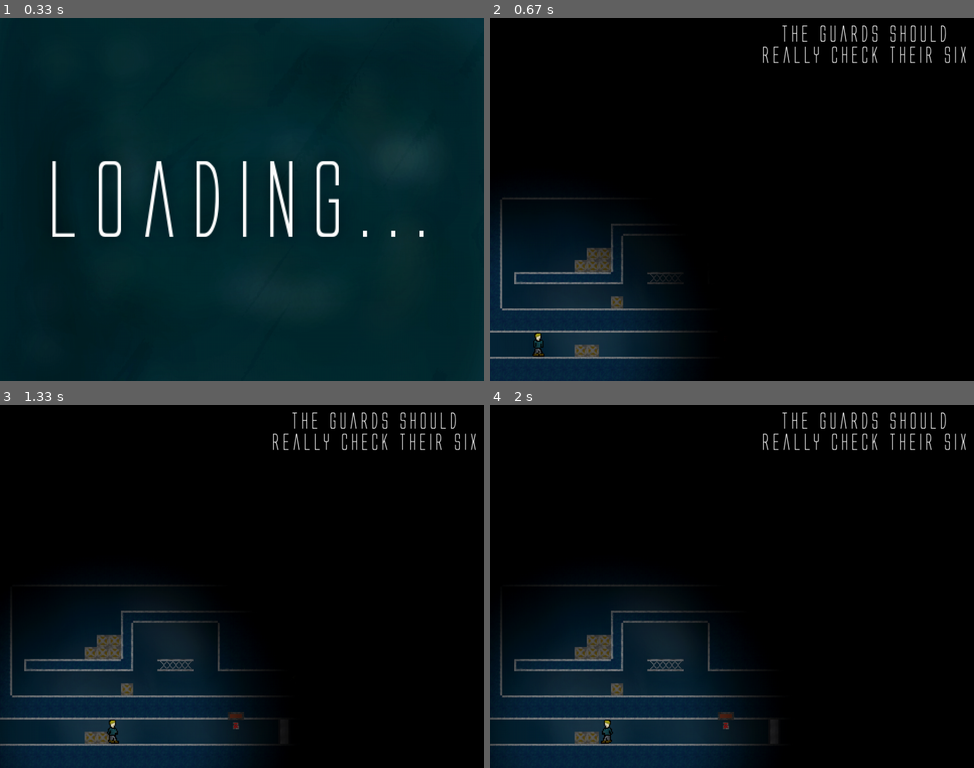
Above: before the commit, frames 1-4 (two rows, left to right).
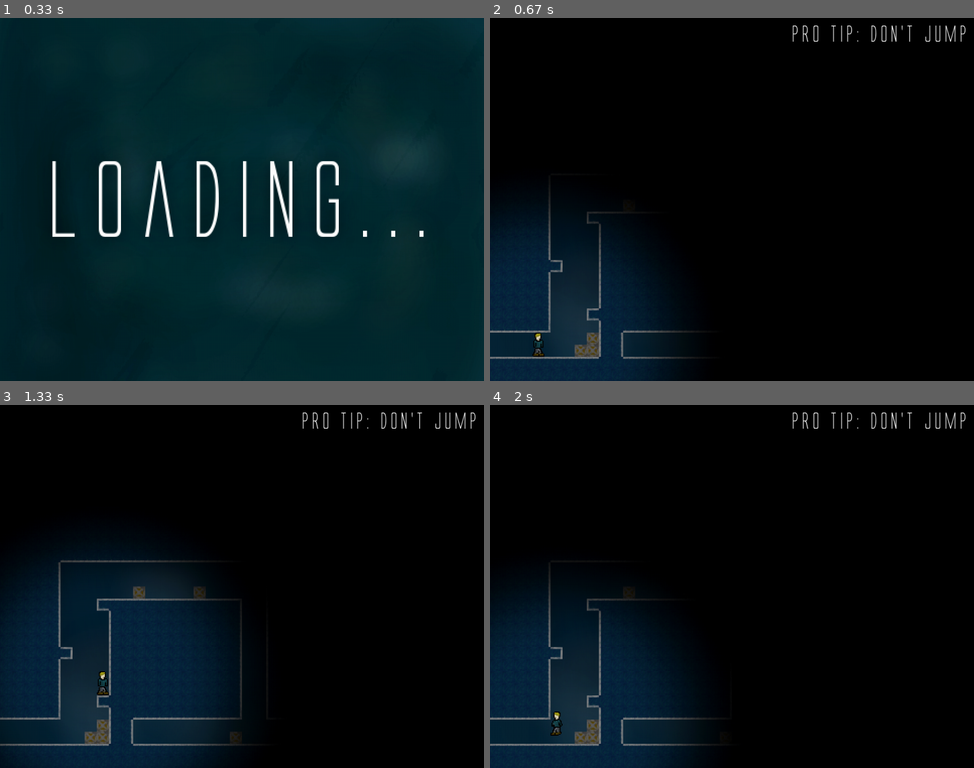
Above: after the commit, the same moments.

Repository: Sigton/stealth
Game: pygame game, started from source/main.py
Same seed, same stepped clock (60 frames per second), same inputs: the game is played once before the commit and once after it.
Inputs:
- Up to frame 1 (0.33 s): no input
- Up to frame 2 (0.67 s): hold Right from 0.33 s (still down)
- Up to frame 3 (1.33 s): release Right at 0.8 s; hold Up 0.83-1.13 s; hold Right from 1.17 s (still down)
- Up to frame 4 (2 s): release Right at 1.63 s; hold Left from 1.67 s (still down)

Frame 1 is identical in both runs. In frame 2, 3.1% of the frame differs, in the area x 2-99%, y 2-94%; in frame 3, 10%, in the area x 0-99%, y 2-100%; in frame 4, 8.9%.

Commit message:
I think im getting somewhere

Diff:
--- a/source/funcs.py
+++ b/source/funcs.py
@@ -1,4 +1,6 @@
-# Various functions for various purposes
+import pygame
+
+# Various functions for various pru
 
 
 def pixel_perfect_collision(obj1, obj2):
@@ -19,6 +21,7 @@
 
     # get the overlapping area
     clip = rect1.clip(rect2)
+    print(clip)
 
     # find where clip's top-left point is in both rectangles
     x1 = clip.left - rect1.left
@@ -30,9 +33,25 @@
     for x in range(clip.width):
         for y in range(clip.height):
             # returns True if neither pixel is blank
-            if mask1[x1 + x][y1 + y] is not 0 and \
-                            mask2[x2 + x][y2 + y] is not 0:
+            print(x1, x2, y1, y2, x, y)
+            if mask1[x-1][y-1] is not 0 and mask2[x-1][y-1] is not 0:
                 return True
 
     # if there was neither collision nor error
     return False
+
+
+def create_mask(surface):
+
+    temp_mask = pygame.mask.from_surface(surface)
+
+    temp_mask_size = temp_mask.get_size()
+
+    new_mask = []
+    for y in range(temp_mask_size[1]):
+        row = []
+        for x in range(temp_mask_size[0]):
+            row += [temp_mask.get_at((x, y))]
+        new_mask += [row]
+
+    return new_mask
--- a/source/main.py
+++ b/source/main.py
@@ -61,10 +61,10 @@
     level_list.append(level.Level03(player))
     level_list.append(level.Level04(player))
     level_list.append(level.Level05(player))
+    '''
     level_list.append(level.Level06(player))
     level_list.append(level.Level07(player))
     level_list.append(level.Level08(player))
-    '''
     level_list.append(level.Level09(player))
     level_list.append(level.Level10(player))
     level_list.append(level.Level11(player))
@@ -175,7 +175,7 @@
             hit_list = pygame.sprite.spritecollide(player, current_level.entities, False)
             for hit in hit_list:
                 if isinstance(hit, torches.Torch):
-                    if pixel_perfect_collision(player, hit):
+                    if pixel_perfect_collision(player, hit) is not None:
                         pause = 120
                         reset = True
 
--- a/source/player.py
+++ b/source/player.py
@@ -2,6 +2,7 @@
 
 import spritesheet
 import constants
+import funcs
 
 
 class Player(pygame.sprite.Sprite):
@@ -64,7 +65,7 @@
         self.rect = self.image.get_rect()
 
         # Create a hitmask
-        self.hitmask = pygame.mask.from_surface(self.image)
+        self.hitmask = funcs.create_mask(self.image)
 
         self.footstep = pygame.mixer.Sound("resources/step.wav")
         self.footstep.set_volume(0.5)
--- a/source/torches.py
+++ b/source/torches.py
@@ -1,9 +1,7 @@
 import pygame
-try:
-    import spritesheet
-except ImportError:
-    from source import *
 
+import spritesheet
+import funcs
 
 class Torch(pygame.sprite.Sprite):
 
@@ -24,7 +22,7 @@
 
         self.rect = self.image.get_rect()
 
-        self.hitmask = pygame.mask.from_surface(self.image)
+        self.hitmask = funcs.create_mask(self.image)
 
     def update(self):
 
@@ -35,11 +33,11 @@
             self.image = self.image_r
             self.rect.x = self.guard.rect.x + self.guard.rect.width / 2
 
-            self.hitmask = pygame.mask.from_surface(self.image)
+            self.hitmask = funcs.create_mask(self.image)
         else:
             self.image = self.image_l
             self.rect.x = (self.guard.rect.x + self.guard.rect.width / 2) - self.rect.width
 
-            self.hitmask = pygame.mask.from_surface(self.image)
+            self.hitmask = funcs.create_mask(self.image)
 
         self.rect.y = self.guard.rect.y - self.guard.rect.height / 2
